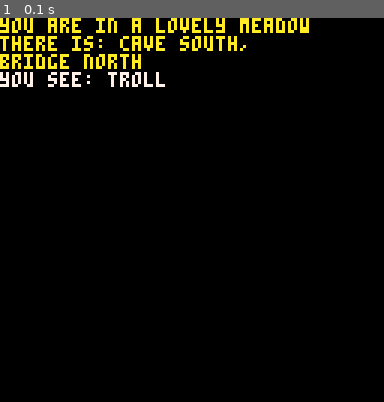
Above: before the commit, frame 1.
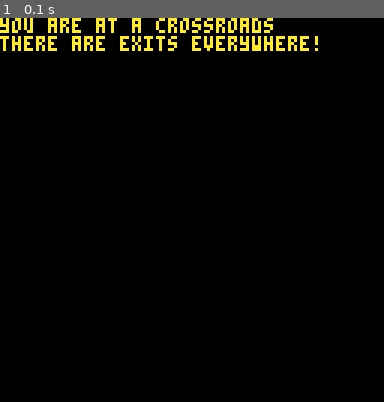
Above: after the commit, the same moment.

Repository: douglett/pico8
Game: PICO-8 cartridge adventure.p8
Two runs of this game, one before a commit and one after it. Both use one fixed random seed, a clock stepped at 60 frames per second and the inputs below.
Inputs:
- Up to frame 1 (0.1 s): no input

The runs differ from the first frame. In frame 1, 2.9% of the frame differs, in the area x 0-83%, y 0-18%.

Commit message:
new crossroads room

Diff:
--- a/adventure.p8
+++ b/adventure.p8
@@ -4,7 +4,7 @@
 --main pico-8 functions
 function _init()
 	keyb:init()
-	game.current="meadow"
+	game.current="crossroads"
  game:look()
 end
 
@@ -241,7 +241,6 @@
  items={"troll"},
 
  action=function(self,cmd,tar)
-  printh(count(self.items,"troll"))
   if cmd=="south" do
    game:go("cave")
   elseif cmd=="talk" do
@@ -256,7 +255,7 @@
    say("a troll is blocking it.")
    say("you want me to fight? no way!")
   elseif cmd=="north" do
-   say("asd")
+   game:go("crossroads")
   else
    return false
   end
@@ -264,6 +263,16 @@
 })
 
 game.crossroads=room:new({
+ desc={"you are at a crossroads",
+  "there are exits everywhere!"},
+
+ action=function(self,cmd)
+  if cmd=="north" or cmd=="south" or cmd=="east" or cmd=="west" do
+   say("you go "..cmd.."...")
+  else
+   return false
+  end
+ end
 })
 
 __gfx__
